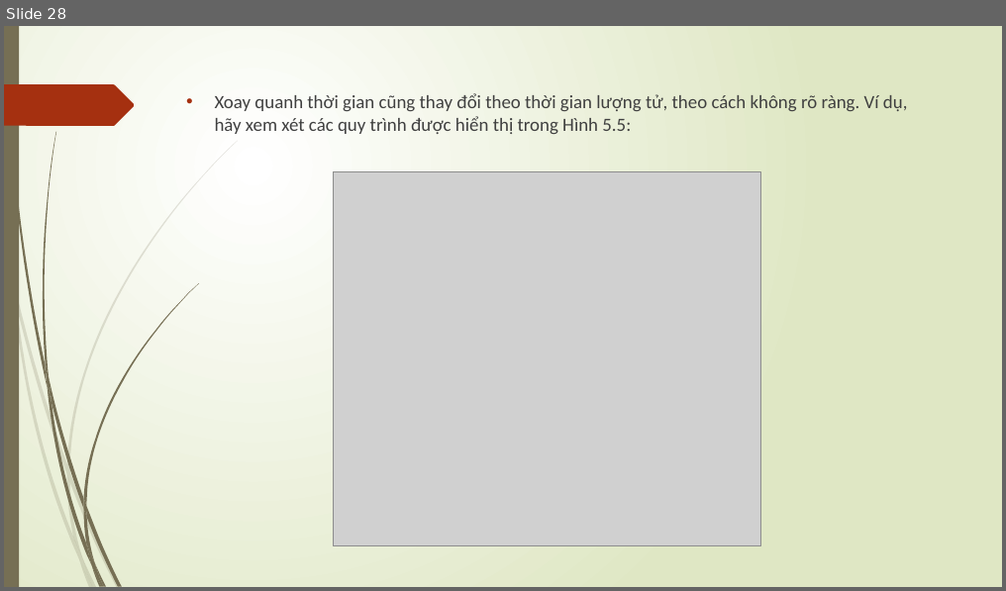
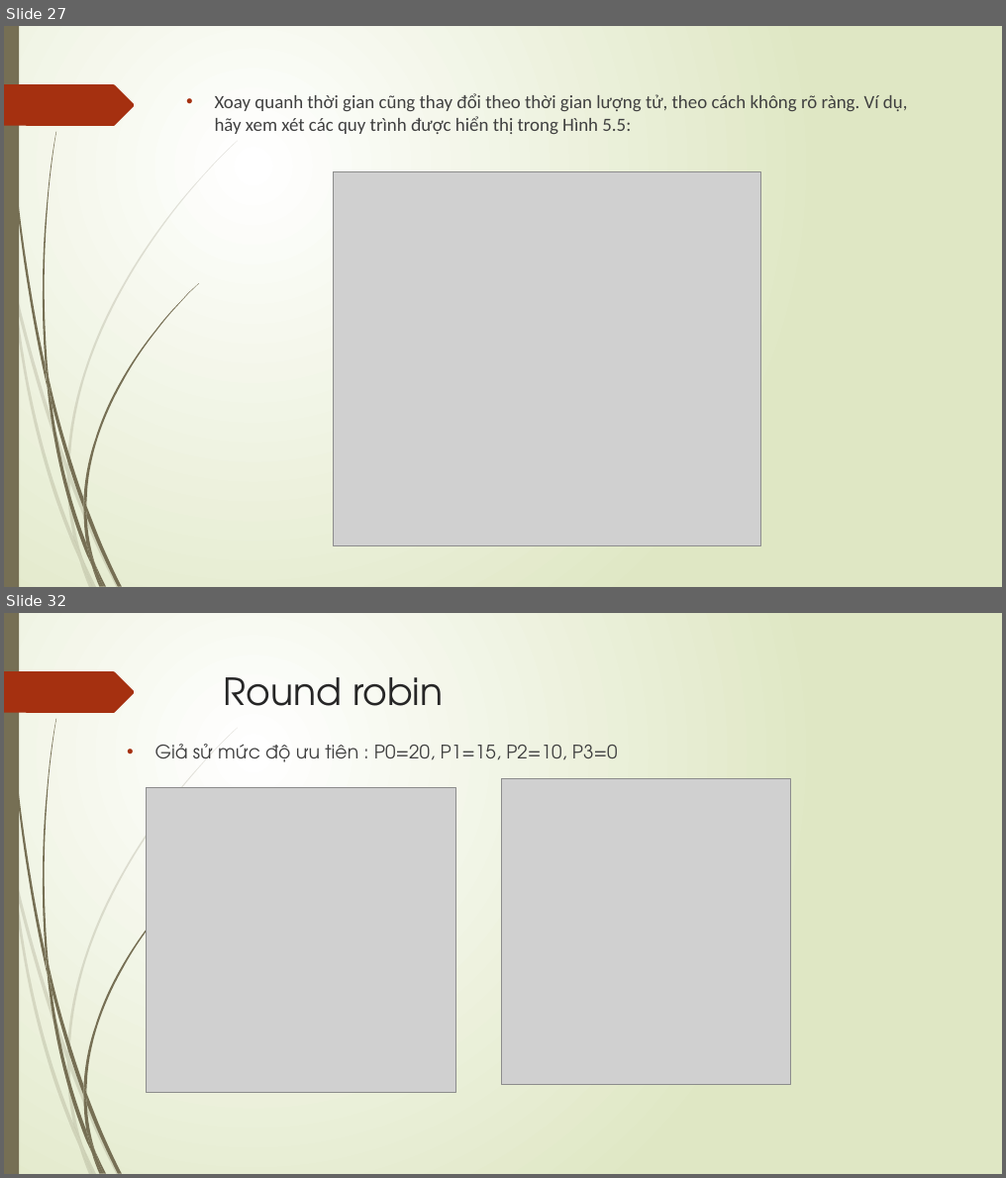
Before and after one commit to darkmagician148/operating_system, a slide deck: Scheduling-linux.pptx. Shown one above the other, each under a label of ours: slide 28 before the commit, slides 27 and 32 after it; the slides between them are not shown. The pictures are 1006x591 and 1006x1178 pixels, drawn with LibreOffice and Linux fonts; fonts in the diff are those of the drawing; grey boxes stand for pictures. Boxes give left, top, right and bottom in pixels: in the first picture for what was removed or moved away, otherwise in the second. Text is boxed around its words. In the diff, an @@ line names an element or a change of style, - is before the commit and + after.

```diff
--- a/Scheduling-linux.pptx
+++ b/Scheduling-linux.pptx
@@ slide 32 added at box(4, 613, 1002, 1174), background gradient #FFFFFF to #DFE8C4; not listed: 24 template elements that a slide beside it also shows @@
@@ title added at box(224, 677, 443, 706), 36 pt, text #262626 @@
+Round robin
@@ text added at box(155, 744, 618, 762), 18 pt, text #404040 @@
+• Giả sử mức độ ưu tiên : P0=20, P1=15, P2=10, P3=0
@@ picture added at box(147, 788, 456, 1093) @@
@@ picture added at box(502, 778, 791, 1084) @@
@@ what was slide 28 is now slide 27 @@
```
Also in this commit, not shown: 8 slides changed, 8 other slides added, 3 slides removed.
